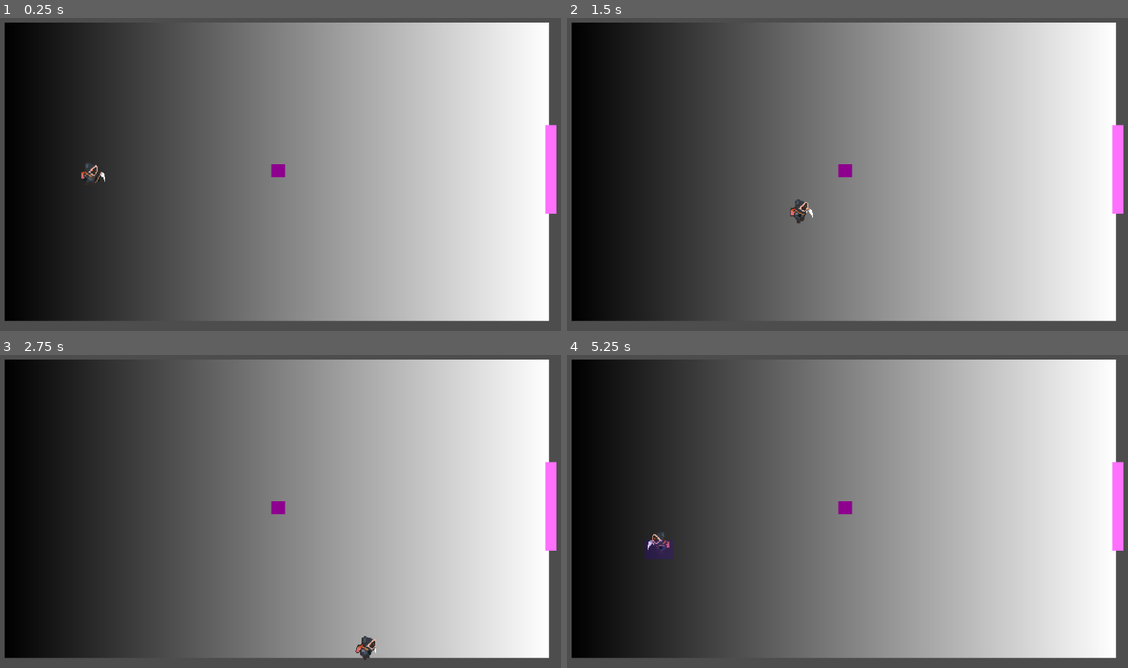
Above: before the commit, frames 1-4 (two rows, left to right).
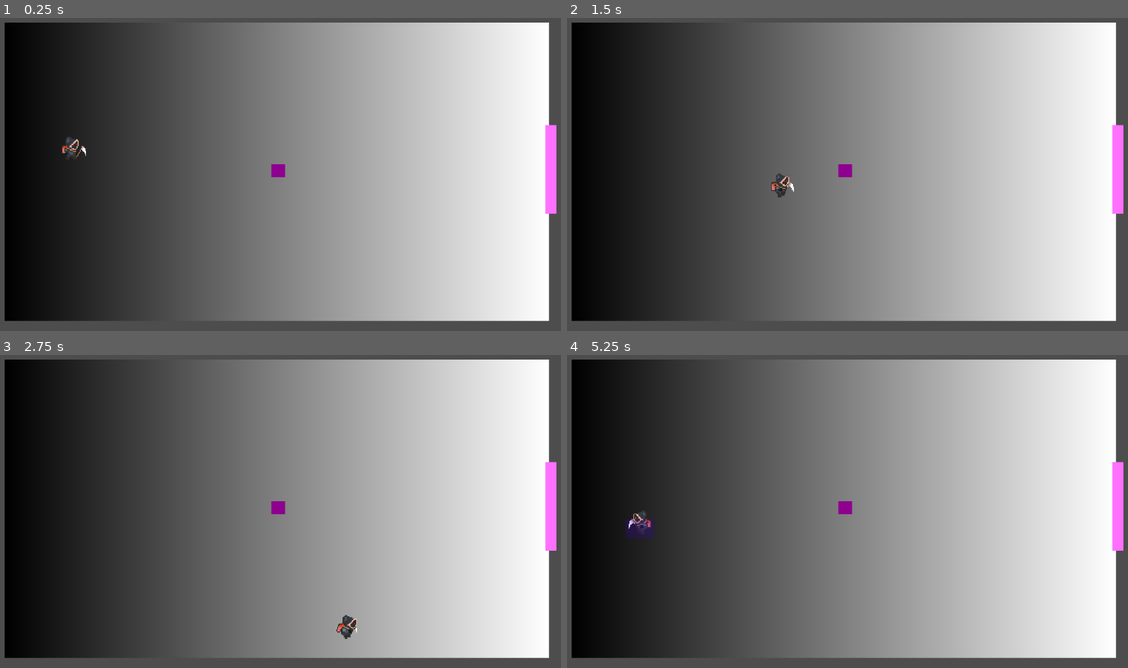
Above: after the commit, the same moments.

Repository: mabanana/MagicPE
Game: Godot game, scene res://Scenes/GameScenes/Test1.tscn
Same seed, same stepped clock (60 frames per second), same inputs: the game is played once before the commit and once after it.
Inputs (mouse positions are in pixels of both pictures, inside the frame that each line leads up to):
- Up to frame 1 (0.25 s): no input
- Up to frame 2 (1.5 s): tap Enter (ui_accept) at 0.5, 0.77 s; move the mouse to (976, 152) at 0.52 s; press the mouse at (976, 152) at 0.53 s; hold Right (ui_right) 0.53-1.28 s; right-click (976, 152) at 0.8 s; move the mouse to (724, 187) at 1.27 s; release the mouse at (724, 187) at 1.28 s; hold Down (ui_down) from 1.28 s (still down); right-click (724, 187) at 1.35 s
- Up to frame 3 (2.75 s): tap Enter (ui_accept) at 1.52 s; click (157, 524) at 1.55 s; move the mouse to (336, 433) at 2.02 s; release Down (ui_down) at 2.03 s; press the mouse at (336, 433) at 2.03 s; hold Right (ui_right) from 2.03 s (still down); right-click (336, 433) at 2.3 s
- Up to frame 4 (5.25 s): move the mouse to (813, 574) at 2.77 s; release Right (ui_right) at 2.78 s; release the mouse at (813, 574) at 2.78 s; hold Up (ui_up) 2.78-3.53 s; right-click (813, 574) at 2.85 s; tap Enter (ui_accept) at 3.02, 3.77, 4.52 s; click (813, 574) at 3.05 s; move the mouse to (1027, 558) at 3.52 s; press the mouse at (1027, 558) at 3.53 s; hold Left (ui_left) 3.53-5.03 s; right-click (1027, 558) at 3.8 s; move the mouse to (662, 455) at 4.27 s; release the mouse at (662, 455) at 4.28 s; right-click (662, 455) at 4.35 s; click (662, 455) at 4.55 s; move the mouse to (875, 508) at 5.02 s; press the mouse at (875, 508) at 5.03 s; hold Down (ui_down) from 5.03 s (still down)

The runs differ from the first frame. In frame 1, 0.2% of the frame differs, in the area x 10-19%, y 37-53%; in frame 2, 0.3%; in frame 3, 0.4%; in frame 4, 0.7%, in the area x 10-19%, y 49-66%.

Commit message:
Clean up component interdependency

Diff:
--- a/Scenes/Entities/BackpackMan.tscn
+++ b/Scenes/Entities/BackpackMan.tscn
@@ -1,7 +1,6 @@
-[gd_scene load_steps=4 format=3 uid="uid://8ejq0yncv5il"]
+[gd_scene load_steps=3 format=3 uid="uid://8ejq0yncv5il"]
 
 [ext_resource type="Script" path="res://Scripts/Defaults/PlayerEnitity.gd" id="1_ua6g4"]
-[ext_resource type="Texture2D" uid="uid://p8oangltkhq6" path="res://Assets/Sprites/reaper-player-idle-Sheet.png" id="2_hbupl"]
 
 [sub_resource type="RectangleShape2D" id="RectangleShape2D_dh0tf"]
 size = Vector2(22, 25)
@@ -16,6 +15,3 @@
 shape = SubResource("RectangleShape2D_dh0tf")
 
 [node name="Sprite" type="Sprite2D" parent="."]
-texture = ExtResource("2_hbupl")
-hframes = 4
-frame = 3
--- a/Scenes/GameScenes/Test1.tscn
+++ b/Scenes/GameScenes/Test1.tscn
@@ -65,6 +65,6 @@
 offset_bottom = 40.0
 
 [node name="PlayerSpawn" type="Marker2D" parent="."]
-position = Vector2(-196, 0)
+position = Vector2(-216, -27)
 
 [connection signal="body_entered" from="Area2D" to="Area2D" method="_on_body_entered"]
--- a/Scripts/Defaults/Ball.gd
+++ b/Scripts/Defaults/Ball.gd
@@ -25,6 +25,10 @@
 
 func _on_area_2d_body_entered(body):
 	print("Ball: detected body entering: ",body.name)
+	if body.name == "Court" and possesser:
+		apply_impulse(possesser.global_position - possesser.get_parent().global_position)
+		possesser.get_parent().depossess_ball()
+
 
 func possess(marker):
 	possessed = true
--- a/Scripts/Defaults/CharacterStateMachine.gd
+++ b/Scripts/Defaults/CharacterStateMachine.gd
@@ -12,9 +12,6 @@
 	for child in get_parent().get_children():
 		if child is AnimationTree:
 			animation_tree = child
-		elif child is GameComponent:
-			game_component = child
-	game_component.connect_state_machine(self)
 
 	for child in get_children():
 		if child is State:
--- a/Scripts/Defaults/PlayerEnitity.gd
+++ b/Scripts/Defaults/PlayerEnitity.gd
@@ -39,7 +39,7 @@
 			state_machine = child
 		elif child is CharacterComponent:
 			char_component = child
-
+	game_component.state_machine = state_machine
 
 func _physics_process(delta):
 	x_direction = Input.get_axis("ui_left", "ui_right")
@@ -85,13 +85,15 @@
 func _input(event):
 	if event.is_action_pressed("ui_accept"):
 		pass
+
 	elif event.is_action_pressed("main_interact"):
 		print("PlayerEntity: Main Interact pressed")
-		state_machine.current_state.main_interact(state_machine.current_state.name)
+		if state_machine.is_can_cast():
+			if char_component.spell_active:
+				char_component.spell_active = false
+				char_component.possession_spell()
+			game_component.main_interact(state_machine.current_state)
 	elif event.is_action_pressed("secondary_interact"):
-		char_component.spell_active = true
 		print("PlayerEntity: Secondary Interact pressed")
+		char_component.spell_active = not char_component.spell_active
 	state_machine.state_machine_input(event)
-
-func connect_character_component(incoming_character_component):
-	char_component = incoming_character_component
--- a/Scripts/Defaults/SoccerComponent.gd
+++ b/Scripts/Defaults/SoccerComponent.gd
@@ -10,11 +10,11 @@
 var ball_detect = preload("res://Scenes/Instances/soccer_joint.tscn")
 
 
-func main_interact(state_name):
-	if state_name == "Possession":
+func main_interact(state):
+	if state is PossessionState:
 		kick_ball(ball)
 		depossess_ball("Kick")
-	if state_name == "Idle":
+	if state is IdleState:
 		if not has_node("SoccerJoint"):
 			var inst = ball_detect.instantiate()
 			add_child(inst)
@@ -29,18 +29,19 @@
 	if dir.normalized().x * get_parent().facing < 0:
 		dir *= 0.5
 		print("SoccerComponent: wrong facing")
-	b.apply_impulse(dir*kick_speed)
-	print("SoccerComponent: ", b.name, " was kicked.")
+	if b:
+		b.apply_impulse(dir*kick_speed)
+		print("SoccerComponent: ", b.name, " was kicked.")
 	#ball.apply_torque_impulse(kick_spin*dir.angle())
 
 func _on_soccer_joint_area_entered(area):
-	if area.get_parent() is Ball and ball == null and get_parent().state_machine.is_can_cast():
-		print("SoccerComponent:",area.get_parent().name, " possessed")
-		area.get_parent().possess(ball_marker)
-		if state_machine.current_state is IdleState:
-			state_machine.current_state.on_possession("Possess")
-		ball = area.get_parent()
-		print("SoccerJoint: has connected to ",area.get_parent().name)
+	var body = area.get_parent()
+	if body is Ball and state_machine.current_state is IdleState:
+		print("SoccerComponent:", body.name, " has been possessed")
+		body.possess(ball_marker)
+		state_machine.current_state.on_possession("Possess")
+		ball = body
+		print("SoccerComponent: has connected to ",body.name)
 
 func depossess_ball(anim_name = null):
 	if ball:
@@ -48,6 +49,3 @@
 		if state_machine.current_state is PossessionState:
 			state_machine.current_state.on_depossession(anim_name)
 	ball = null
-
-func connect_state_machine(incoming_state_machine):
-	state_machine = incoming_state_machine
--- a/Scripts/States/IdleState.gd
+++ b/Scripts/States/IdleState.gd
@@ -1,12 +1,5 @@
 extends State
 class_name IdleState
-
-func state_input(event : InputEvent):
-	if event.is_action_pressed("main_interact"):
-		print("IdleState: main interact pressed")
-
-	elif event.is_action_pressed("secondary_interact"):
-		print("IdleState: secondary interact pressed")
 
 func state_process(delta):
 	pass
@@ -18,6 +11,3 @@
 	next_state = get_parent().states["Busy"]
 	next_state.anim_name = anim_name
 	next_state.next_state = get_parent().states["Possession"]
-
-func _on_soccer_component_possessed(anim_name):
-	on_possession(anim_name)
--- a/Scripts/States/PossessionState.gd
+++ b/Scripts/States/PossessionState.gd
@@ -16,10 +16,3 @@
 
 func _on_soccer_component_depossessed(anim_name):
 	on_depossession(anim_name)
-
-func main_interact(state_name):
-	print("PossessionState: main interact pressed")
-	if character.char_component.spell_active:
-		character.char_component.spell_active = false
-		character.char_component.possession_spell()
-	get_parent().game_component.main_interact(state_name)
